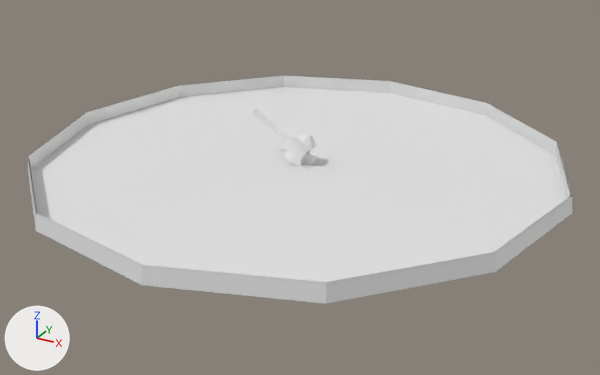
What one commit did to the Blender file Assets/Objects/Characters/o Holy Warrior/holy_warrior_red.blend.
Both versions are drawn from a 50 mm lens placed at (29.8, -54.0, 25.0), pointed at (0.9, -1.4, -1.3). The axes (+X, +Y, +Z) are drawn at lower left. The lights are the same throughout. Both versions are drawn at frame 22 of the action 'PlaneAction'; the numbers are the values there.

In view in the first picture: 'Impact Shine', 'Mace', 'Ring'.
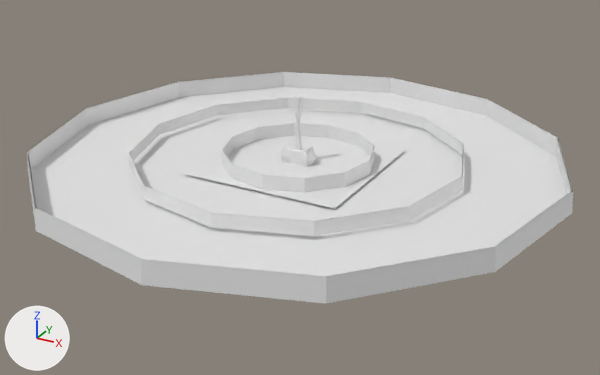
What differs and where, as boxes (x1, y1, x2, y2) in the pictures (600 x 375 px; the box of a moved part takes in the faces that stretch with it):
'Ring', reshaped
    before: (28, 75, 572, 304)
    after: (27, 72, 573, 304)
'Impact Shine', rescaled (126% wider, 124% taller)
    before: (249, 146, 346, 183)
    after: (185, 125, 405, 209)
'Mace', moved, turned
    before: (252, 108, 317, 166)
    after: (281, 96, 316, 167)
part 1 of me_sphere_002, added
    after: (129, 98, 464, 236)
part 2 of me_sphere_002, added
    after: (130, 98, 463, 221)
part 3 of me_sphere_002, added
    after: (222, 123, 374, 193)
part 4 of me_sphere_002, added
    after: (222, 123, 374, 178)
part 5 of me_sphere_002, moved or reshaped
    before: (28, 75, 572, 304)
    after: (27, 72, 573, 304)

The change, as a list of edits to the scene's bpy script:
```text
Change me_sphere_002:
    used by ob_ring; location = (0.0, 0.0, 0.0); rotation_euler = (0.0, 0.0, 0.0543), in degrees (0, 0, 3.1); scale = (0.82, 0.82, 0.82)
    remove me_sphere_002.from_pydata(...)  # 48 vertices, 25 faces; spans x -25.8..25.8, y -25.8..25.8, z 0.1..1.6
    add me_sphere_002.from_pydata(...)  # 144 vertices, 73 faces; spans x -25.8..25.8, y -25.8..25.8, z 0.1..2.1
    me_sphere_002 part 1: the loose piece of 24 vertices spanning x -25.7..25.7, y -25.7..25.7, z 0.1..1.6 is copied, and the copy is scaled about its middle by (0.635, 0.635, 0.829), then moved by (0.0, 0.0, 0.2); it spans x -16.3..16.3, y -16.3..16.3, z 0.5..1.7
    me_sphere_002 part 2: the loose piece of 24 vertices spanning x -25.7..25.7, y -25.7..25.7, z 0.1..1.6 is copied, and the copy is scaled about its middle by (0.632, 0.632, 0.826), then moved by (0.0, 0.0, 0.2); it spans x -16.2..16.2, y -16.2..16.2, z 0.5..1.7
    me_sphere_002 part 3: the loose piece of 24 vertices spanning x -25.7..25.7, y -25.7..25.7, z 0.1..1.6 is copied, and the copy is scaled about the mesh origin by (0.289, 0.289, 1.04); it spans x -7.4..7.4, y -7.4..7.4, z 0.1..1.7
    me_sphere_002 part 4: the loose piece of 24 vertices spanning x -25.7..25.7, y -25.7..25.7, z 0.1..1.6 is copied, and the copy is scaled about the mesh origin by (0.288, 0.288, 1.04); it spans x -7.4..7.4, y -7.4..7.4, z 0.1..1.7
    me_sphere_002 part 5
    24 vertices in x -25.6..25.6, y -25.6..25.6, z 1.6 move by (0.0, 0.0, 0.5)
Change ob_impact_shine:
    ob_impact_shine.scale: (1.34, 1.34, 1.34) -> (3.0, 3.0, 3.0)
Change ob_mace:
    ob_mace.location: (-0.57, 0.01, 1.75) -> (-0.02, 0.01, 1.58)
    ob_mace.rotation_euler: (-1.039, 3.142, -1.571) -> (-0.00749, 3.142, -1.571)  # degrees (-60, 180, -90) -> degrees (-0.4, 180, -90)
```
